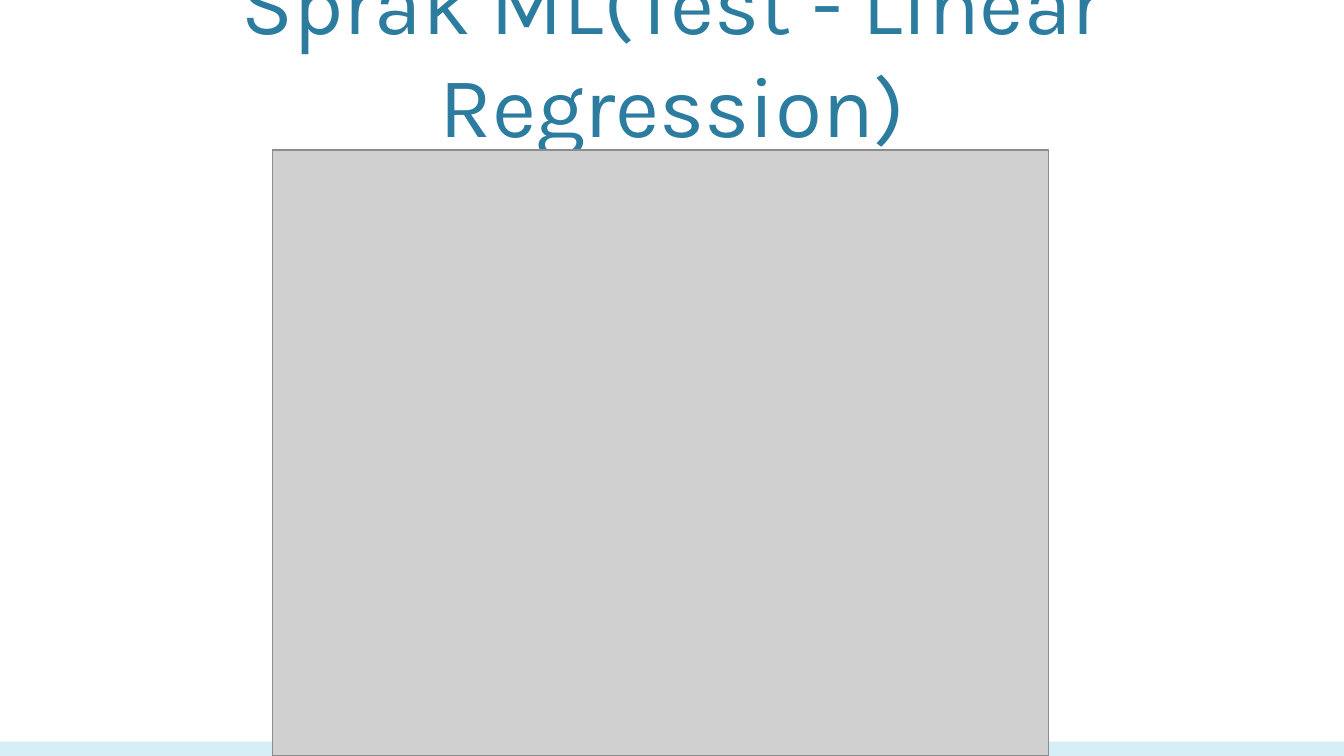
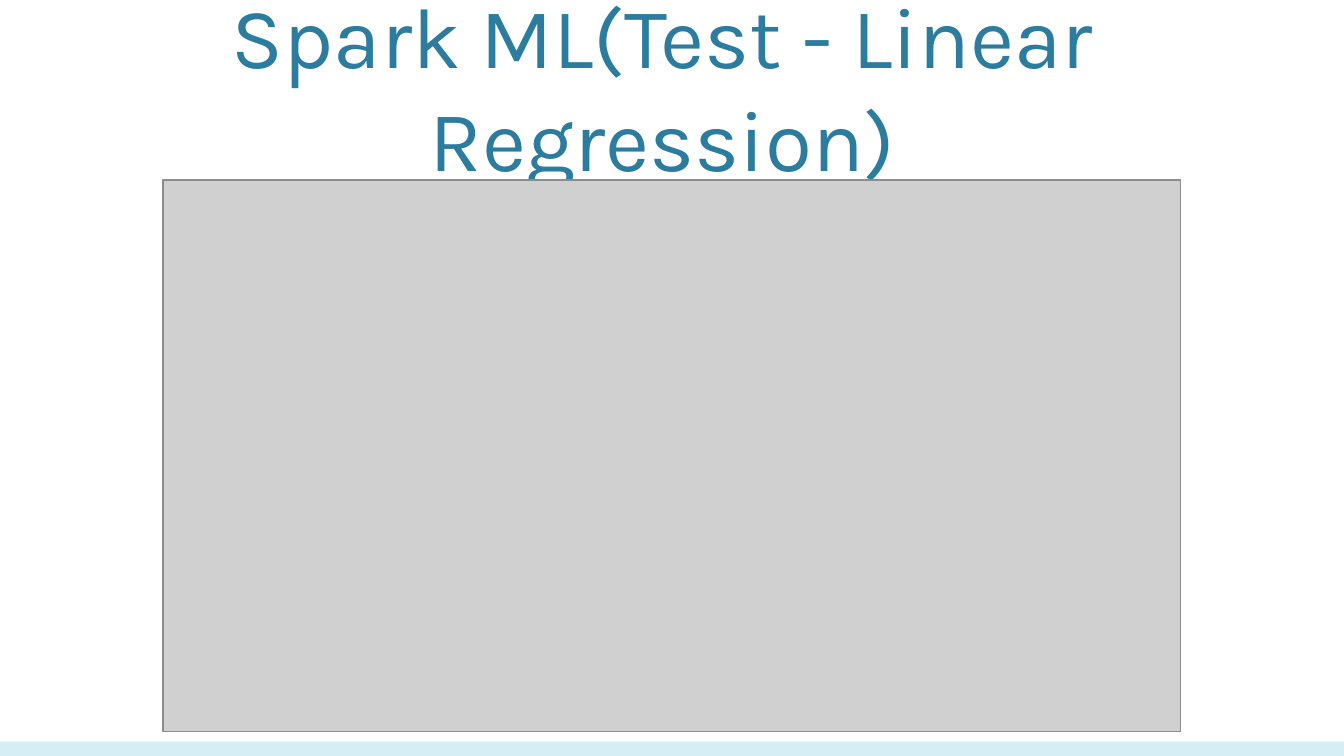
Before and after one commit to biranlicis/Movie-Box-Office-Machine-Learning, a slide deck: slide 21 of PPT CIS5560.pptx. Drawn at 1344x756 pixels with LibreOffice and Linux fonts; fonts in the diff are those of the drawing; grey boxes stand for pictures; background and template pictures are left out. Boxes give left, top, right and bottom in pixels: in the first picture for what was removed or moved away, otherwise in the second. Text is boxed around its words. In the diff, an @@ line names an element or a change of style, - is before the commit and + after.

```diff
--- a/PPT CIS5560.pptx
+++ b/PPT CIS5560.pptx
@@ title at <box>232,5,1093,192</box>: text changed @@
-Sprak ML(Test - Linear Regression)
+Spark ML(Test - Linear Regression)
@@ picture: place and size @@
-picture at <box>273,151,1048,756</box>
+picture at <box>163,180,1180,732</box>
```
Also in this commit, not shown: 17 other slides changed, 4 slides removed.
